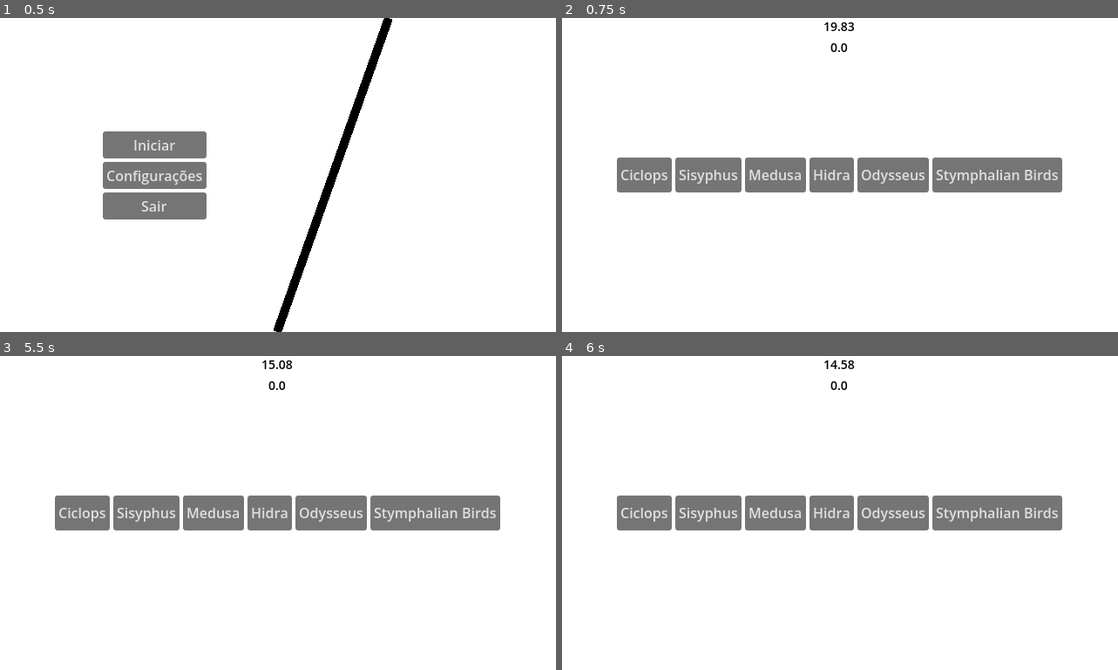
Above: before the commit, frames 1-4 (two rows, left to right).
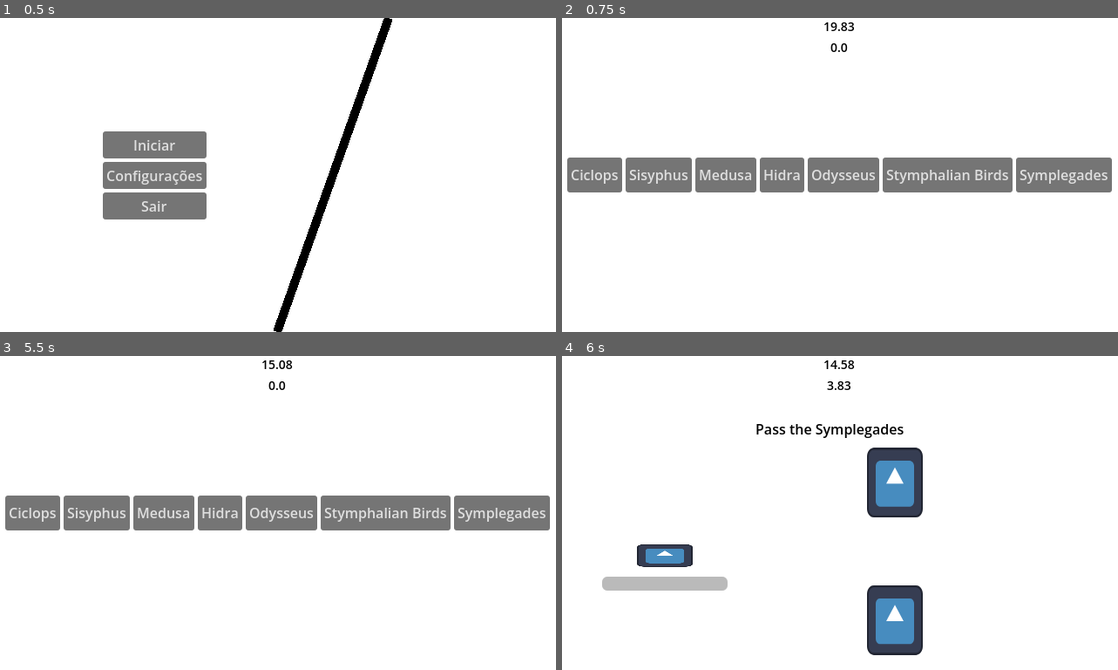
Above: after the commit, the same moments.

Repository: Magistratus-Studio/gmtk
Game: Godot game, scene res://Cenas/minigame_manager_scene.tscn
Same seed, same stepped clock (60 frames per second), same inputs: the game is played once before the commit and once after it. The engine's default icon, where the game draws it, is replaced by a stand-in: a white triangle on a blue panel in a dark square.
Inputs (mouse positions are in pixels of both pictures, inside the frame that each line leads up to):
- Up to frame 1 (0.5 s): no input
- Up to frame 2 (0.75 s): click "Iniciar" at 0.5 s
- Up to frame 3 (5.5 s): click "Ciclops" at 1.25 s; click (278, 600) at 2 s; move the mouse to (400, 497) at 2.77 s; press the mouse at (400, 497) at 2.78 s; move the mouse to (166, 528) at 3.52 s; release the mouse at (166, 528) at 3.53 s; click (166, 528) at 3.6 s; move the mouse to (333, 443) at 4.27 s; press the mouse at (333, 443) at 4.28 s; move the mouse to (250, 575) at 5.02 s; release the mouse at (250, 575) at 5.03 s; click (250, 575) at 5.1 s
- Up to frame 4 (6 s): click (1062, 513) at 5.75 s, where only the run after the commit has a clickable "Symplegades"

Frame 1 is identical in both runs. In frame 2, 4.0% of the frame differs, in the area x 0-99%, y 44-56%; in frame 3, 4.0%; in frame 4, 14%, in the area x 7-90%, y 8-96%.

Commit message:
feat: minigame rocha de simplegades

Diff:
--- /dev/null
+++ b/gmtk/Cenas/Minijogos/Simplegades/simplegades.gd
@@ -0,0 +1,71 @@
+extends MinigameBase
+
+@export var rocha_cima: Sprite2D
+@export var rocha_baixo: Sprite2D
+@export var barco: Sprite2D
+@export var barra_forca: ProgressBar
+
+var vitoria: bool = false
+var tween: Tween
+
+var forca_atual: float = 1.0
+var forca_maxima: float = 550.0
+var taxa_crescimento: float = 800.0
+var carregando: bool = false
+var velocidade: float = 0.0
+var velocidade_rocha: float = 50.0
+@export var gradiente_de_cor: Gradient
+var cor_atual: Color
+var atrito: float = 350.0
+var posicao_inicial_rocha: Vector2 = Vector2.ZERO
+
+func iniciar() -> void:
+	super.iniciar()
+	barra_forca.max_value = forca_maxima
+	posicao_inicial_rocha = rocha_baixo.global_position
+
+func verificar_sucesso() -> bool:
+	if vitoria:
+		minigame_concluido.emit(true)
+		return true
+	minigame_concluido.emit(false)
+	return false
+
+func _process(delta: float) -> void:
+	if carregando and not vitoria:
+		var progresso: float = min(forca_atual / forca_maxima, 1.0)
+		var estilo_preenchimento = barra_forca.get_theme_stylebox("fill") as StyleBoxFlat
+		if estilo_preenchimento:
+			estilo_preenchimento.bg_color = gradiente_de_cor.sample(progresso)
+		forca_atual += taxa_crescimento * delta
+		barra_forca.value = forca_atual
+		if forca_atual >= forca_maxima or forca_atual <= 0:
+			taxa_crescimento *= -1.0
+
+	barco.global_position += Vector2.RIGHT * velocidade * delta
+	velocidade -= atrito * delta
+	velocidade = max(velocidade, 0)
+
+	rocha_baixo.global_position.y += -velocidade_rocha * delta
+	rocha_cima.global_position.y += velocidade_rocha * delta
+	if rocha_baixo.global_position.y >= posicao_inicial_rocha.y:
+		velocidade_rocha *= -1.0
+
+func _input(event: InputEvent) -> void:
+	if event.is_action_pressed("clique_esquerdo"):
+		carregando = true
+		forca_atual = 1.0
+
+	if event.is_action_released("clique_esquerdo"):
+		carregando = false
+		velocidade = forca_atual
+
+func _on_colisor_barco_area_entered(area: Area2D) -> void:
+	if area.is_in_group("alvo"):
+		vitoria = true
+	else :
+		barco.queue_free()
+		set_process(false)
+
+func _on_colisor_rocha_area_entered(_area: Area2D) -> void:
+	velocidade_rocha *= -1.0
--- /dev/null
+++ b/gmtk/Cenas/Minijogos/Simplegades/simplegades.tscn
@@ -0,0 +1,119 @@
+[gd_scene format=3 uid="uid://cmci35ph4i50f"]
+
+[ext_resource type="Script" uid="uid://cwu7rramflqp7" path="res://Cenas/Minijogos/Simplegades/simplegades.gd" id="1_oevjl"]
+[ext_resource type="Texture2D" uid="uid://bc1ayuixxupfe" path="res://icon.svg" id="2_ytekd"]
+
+[sub_resource type="Gradient" id="Gradient_ytekd"]
+offsets = PackedFloat32Array(0, 0.40131578, 1)
+colors = PackedColorArray(0, 1, 0, 1, 1, 1, 0, 1, 1, 0, 0, 1)
+
+[sub_resource type="LabelSettings" id="LabelSettings_fyjgl"]
+font_color = Color(0, 0, 0, 1)
+
+[sub_resource type="RectangleShape2D" id="RectangleShape2D_otrat"]
+size = Vector2(128.00003, 128)
+
+[sub_resource type="RectangleShape2D" id="RectangleShape2D_4mnnu"]
+size = Vector2(128, 128.00003)
+
+[sub_resource type="RectangleShape2D" id="RectangleShape2D_w3yf8"]
+size = Vector2(128, 80)
+
+[sub_resource type="SegmentShape2D" id="SegmentShape2D_otrat"]
+b = Vector2(0, 64)
+
+[node name="Simplegades" type="Control" unique_id=401489949 node_paths=PackedStringArray("rocha_cima", "rocha_baixo", "barco", "barra_forca")]
+layout_mode = 3
+anchors_preset = 15
+anchor_right = 1.0
+anchor_bottom = 1.0
+grow_horizontal = 2
+grow_vertical = 2
+script = ExtResource("1_oevjl")
+rocha_cima = NodePath("Rocha")
+rocha_baixo = NodePath("Rocha2")
+barco = NodePath("Barco")
+barra_forca = NodePath("BarraForca")
+gradiente_de_cor = SubResource("Gradient_ytekd")
+metadata/_custom_type_script = "uid://brfp8a3wxvhfk"
+
+[node name="Fundo" type="ColorRect" parent="." unique_id=150242788]
+layout_mode = 1
+anchors_preset = 15
+anchor_right = 1.0
+anchor_bottom = 1.0
+grow_horizontal = 2
+grow_vertical = 2
+mouse_filter = 2
+
+[node name="Titulo" type="Label" parent="." unique_id=1341337896]
+layout_mode = 1
+anchors_preset = -1
+anchor_left = 0.35
+anchor_top = 0.1997778
+anchor_right = 0.61700004
+anchor_bottom = 0.2637778
+offset_top = 0.0799942
+offset_right = 0.1199646
+offset_bottom = 0.039993286
+text = "Pass the Symplegades"
+label_settings = SubResource("LabelSettings_fyjgl")
+metadata/_edit_use_anchors_ = true
+
+[node name="Rocha" type="Sprite2D" parent="." unique_id=1033741630]
+position = Vector2(384.00003, 136)
+scale = Vector2(0.5, 0.625)
+texture = ExtResource("2_ytekd")
+
+[node name="Area2D" type="Area2D" parent="Rocha" unique_id=360728540]
+collision_layer = 2
+collision_mask = 2
+
+[node name="CollisionShape2D" type="CollisionShape2D" parent="Rocha/Area2D" unique_id=889817169]
+position = Vector2(-6.1035156e-05, 0)
+shape = SubResource("RectangleShape2D_otrat")
+
+[node name="Rocha2" type="Sprite2D" parent="." unique_id=1165507798]
+position = Vector2(384, 312)
+scale = Vector2(0.5, 0.625)
+texture = ExtResource("2_ytekd")
+
+[node name="ColisorRocha" type="Area2D" parent="Rocha2" unique_id=751095455]
+collision_layer = 2
+collision_mask = 2
+
+[node name="CollisionShape2D" type="CollisionShape2D" parent="Rocha2/ColisorRocha" unique_id=1387475445]
+shape = SubResource("RectangleShape2D_4mnnu")
+
+[node name="Barco" type="Sprite2D" parent="." unique_id=837464441]
+position = Vector2(120, 228.8)
+scale = Vector2(0.5, 0.2)
+texture = ExtResource("2_ytekd")
+
+[node name="ColisorBarco" type="Area2D" parent="Barco" unique_id=345278929]
+collision_mask = 3
+
+[node name="CollisionShape2D" type="CollisionShape2D" parent="Barco/ColisorBarco" unique_id=1068092048]
+shape = SubResource("RectangleShape2D_w3yf8")
+
+[node name="BarraForca" type="ProgressBar" parent="." unique_id=105426117]
+custom_maximum_size = Vector2(200, -1)
+layout_mode = 1
+anchors_preset = -1
+anchor_left = 0.075
+anchor_top = 0.7022222
+anchor_right = 0.30575
+anchor_bottom = 0.7465555
+offset_right = -3.680008
+offset_bottom = 0.040008545
+show_percentage = false
+metadata/_edit_use_anchors_ = true
+
+[node name="Area2D" type="Area2D" parent="." unique_id=335261440 groups=["alvo"]]
+position = Vector2(472, 192)
+
+[node name="CollisionShape2D" type="CollisionShape2D" parent="Area2D" unique_id=1874914009]
+shape = SubResource("SegmentShape2D_otrat")
+
+[connection signal="area_entered" from="Rocha2/ColisorRocha" to="." method="_on_colisor_rocha_area_entered"]
+[connection signal="area_entered" from="Barco/ColisorBarco" to="." method="_on_colisor_barco_area_entered"]
--- a/gmtk/Cenas/seletor_caminho.tscn
+++ b/gmtk/Cenas/seletor_caminho.tscn
@@ -7,6 +7,7 @@
 [ext_resource type="PackedScene" uid="uid://bjculms3pwg2t" path="res://Cenas/Minijogos/Hidra/hidra.tscn" id="5_y1mm1"]
 [ext_resource type="PackedScene" uid="uid://d3sot5xgqkdv8" path="res://Cenas/Minijogos/Arco/arco_odisseu.tscn" id="6_ipbtg"]
 [ext_resource type="PackedScene" uid="uid://bgwj7u2ooc3w3" path="res://Cenas/Minijogos/Aves/aves_estifalo.tscn" id="7_tck4q"]
+[ext_resource type="PackedScene" uid="uid://cmci35ph4i50f" path="res://Cenas/Minijogos/Simplegades/simplegades.tscn" id="8_r37qa"]
 
 [node name="SeletorCaminho" type="Control" unique_id=188329596 groups=["seletor"]]
 layout_mode = 3
@@ -22,6 +23,7 @@
 hidra = ExtResource("5_y1mm1")
 odisseu = ExtResource("6_ipbtg")
 estifalo = ExtResource("7_tck4q")
+simplegades = ExtResource("8_r37qa")
 
 [node name="Fundo" type="ColorRect" parent="." unique_id=155421700]
 layout_mode = 1
@@ -32,6 +34,7 @@
 grow_vertical = 2
 
 [node name="HBoxContainer" type="HBoxContainer" parent="." unique_id=1308282382]
+custom_maximum_size = Vector2(640, -1)
 layout_mode = 1
 anchors_preset = 8
 anchor_left = 0.5
@@ -69,6 +72,10 @@
 layout_mode = 2
 text = "Stymphalian Birds"
 
+[node name="Button7" type="Button" parent="HBoxContainer" unique_id=1604295452]
+layout_mode = 2
+text = "Symplegades"
+
 [connection signal="tree_exited" from="." to="." method="_on_tree_exited"]
 [connection signal="pressed" from="HBoxContainer/Button" to="." method="_on_button_pressed"]
 [connection signal="pressed" from="HBoxContainer/Button2" to="." method="_on_button_2_pressed"]
@@ -76,3 +83,4 @@
 [connection signal="pressed" from="HBoxContainer/Button4" to="." method="_on_button_4_pressed"]
 [connection signal="pressed" from="HBoxContainer/Button5" to="." method="_on_button_5_pressed"]
 [connection signal="pressed" from="HBoxContainer/Button6" to="." method="_on_button_6_pressed"]
+[connection signal="pressed" from="HBoxContainer/Button7" to="." method="_on_button_7_pressed"]
--- a/gmtk/Scripts/seletor_caminho.gd
+++ b/gmtk/Scripts/seletor_caminho.gd
@@ -7,6 +7,7 @@
 @export var hidra: PackedScene
 @export var odisseu: PackedScene
 @export var estifalo: PackedScene
+@export var simplegades: PackedScene
 
 func _on_button_2_pressed() -> void:
 	minigame_selecionado.emit(sisifus)
@@ -25,3 +26,6 @@
 
 func _on_button_6_pressed() -> void:
 	minigame_selecionado.emit(estifalo)
+
+func _on_button_7_pressed() -> void:
+	minigame_selecionado.emit(simplegades)
Not shown, added: gmtk/Cenas/Minijogos/Simplegades/simplegades.gd.uid
